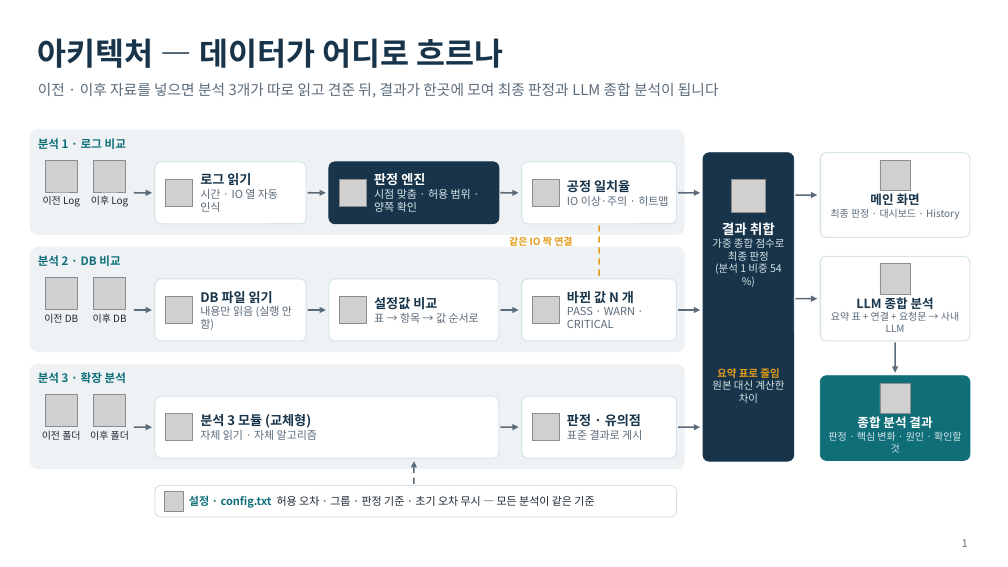
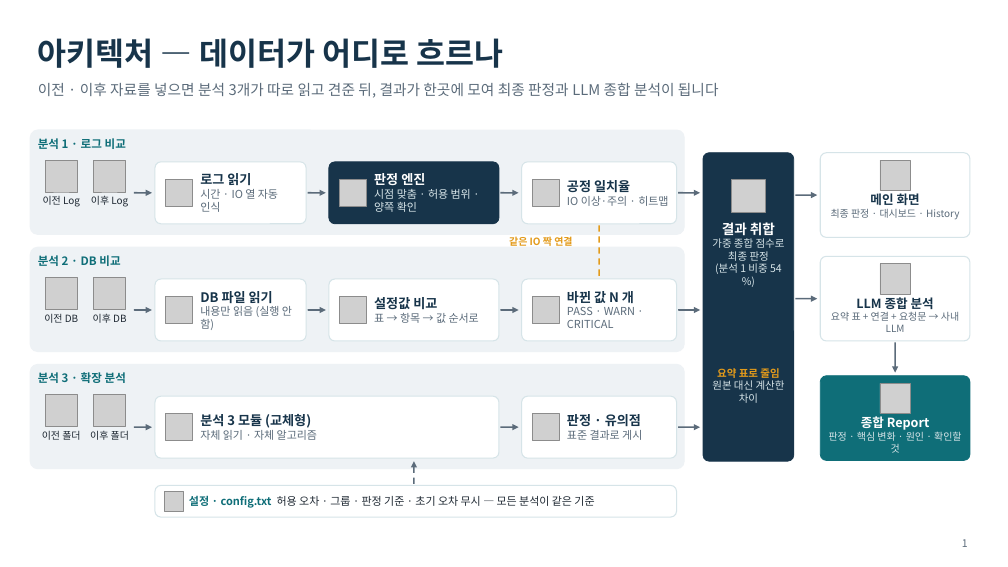
Before and after one commit to sssfffd/rookie2, a slide deck: slide 1 of docs/presentation/LogScope-아키텍처-기술.pptx. Drawn at 1008x567 pixels with LibreOffice and Linux fonts; fonts in the diff are those of the drawing; grey boxes stand for pictures; background and template pictures are left out. Boxes give left, top, right and bottom in pixels: in the first picture for what was removed or moved away, otherwise in the second. Text is boxed around its words. In the diff, an @@ line names an element or a change of style, - is before the commit and + after.

```diff
--- a/docs/presentation/LogScope-아키텍처-기술.pptx
+++ b/docs/presentation/LogScope-아키텍처-기술.pptx
@@ text at [861,416,930,430]: text changed @@
-종합 분석 결과
+종합 Report
```
Also in this commit, not shown: 9 other files.
